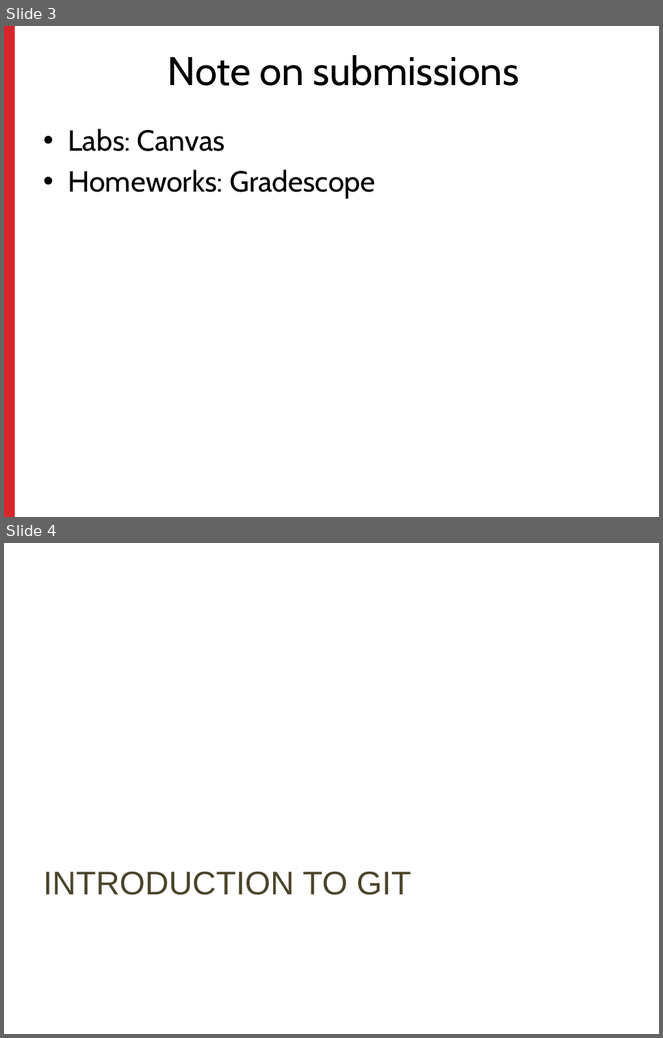
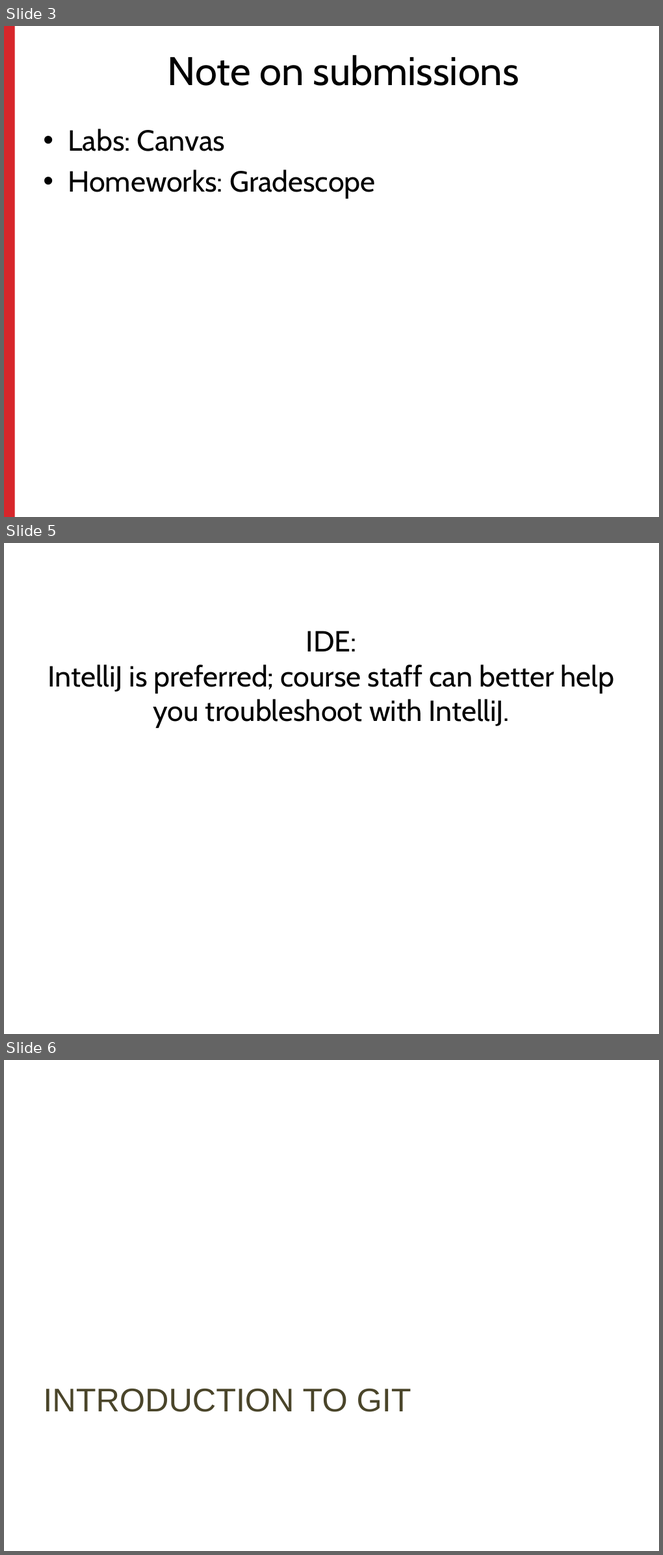
Before and after one commit to cgeeng/TeamActivities, a slide deck: Lab1/CS_5004_Lab1.pptx. Shown one above the other, each under a label of ours: slides 3 and 4 before the commit, slides 3, 5 and 6 after it; the slides between them are not shown. The pictures are 663x1038 and 663x1555 pixels, drawn with LibreOffice and Linux fonts; fonts in the diff are those of the drawing. Boxes give left, top, right and bottom in pixels: in the first picture for what was removed or moved away, otherwise in the second. Text is boxed around its words. In the diff, an @@ line names an element or a change of style, - is before the commit and + after.

```diff
--- a/Lab1/CS_5004_Lab1.pptx
+++ b/Lab1/CS_5004_Lab1.pptx
@@ slide 5 added at [4,543,659,1034], background #FFFFFF @@
@@ title added at [48,631,615,728], 32 pt, text #000000 @@
+IDE:
+IntelliJ is preferred; course staff can better help you troubleshoot with IntelliJ.
@@ what was slide 4 is now slide 6 @@
```
Also in this commit, not shown: 3 slides changed, 1 other slide added, 2 slides removed, 4 other files.
